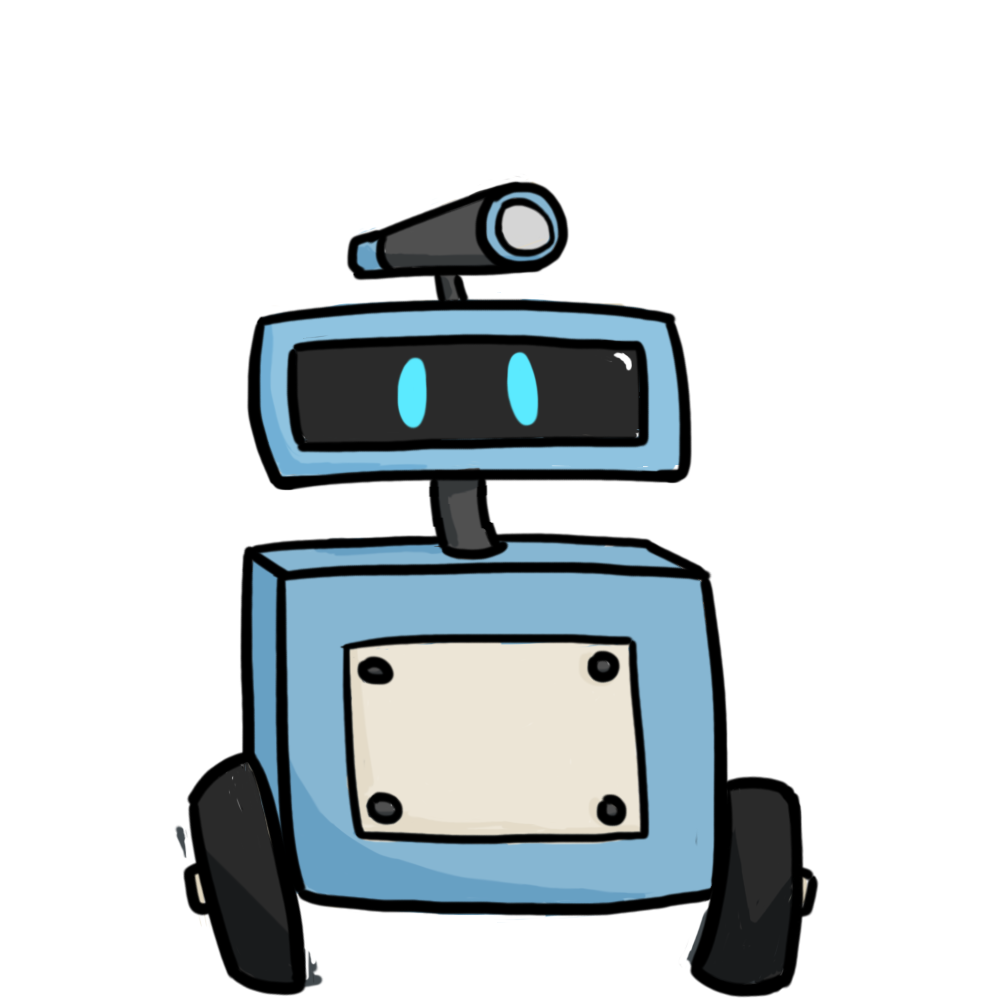
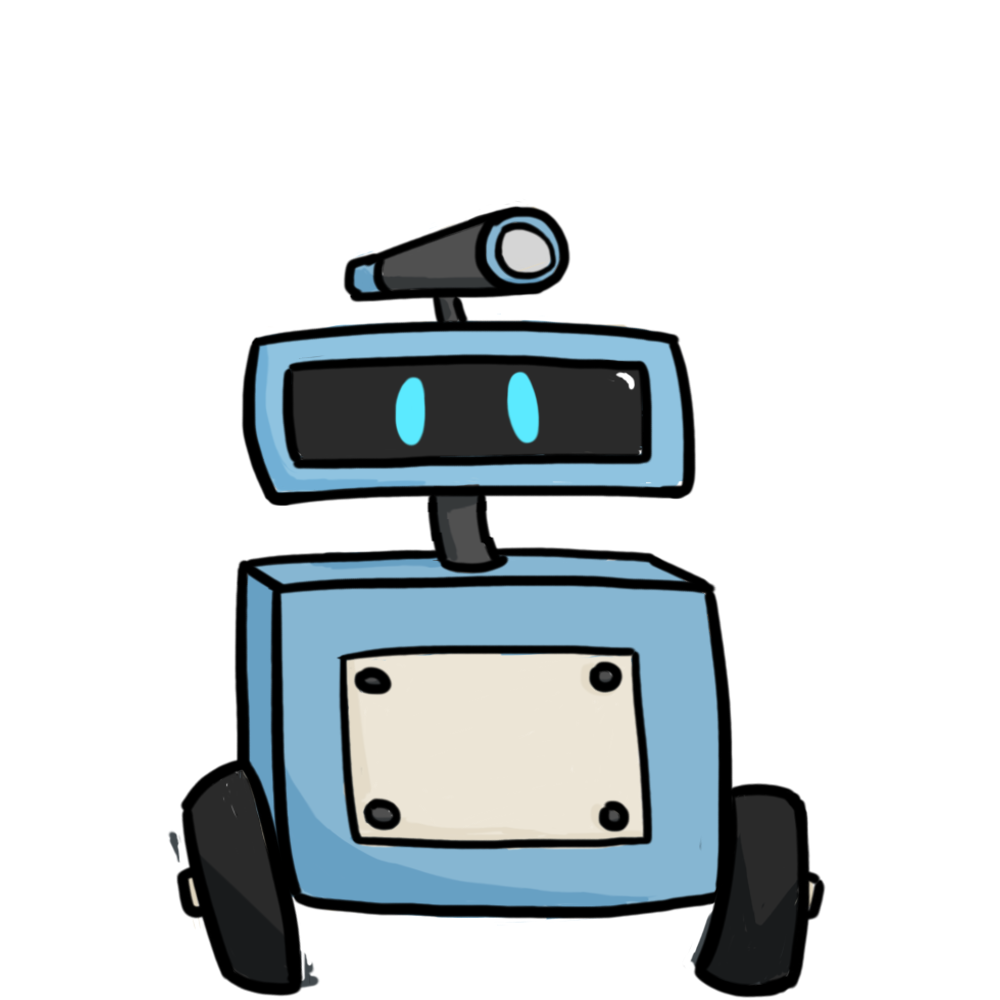
Before/after of a 1000 × 1000 layered artwork. What changed in the layer stack:
painted on "bullshit" over [left=167, top=243, right=805, bottom=990]
painted on "shiny" over [left=595, top=351, right=635, bottom=391]
painted on "Real Lines #3" over [left=394, top=350, right=540, bottom=447]
painted on "Real Lines #1" over [left=175, top=633, right=826, bottom=999]
painted on "Real Lines" over [left=234, top=180, right=734, bottom=920]
painted on "accents #1" over [left=349, top=174, right=565, bottom=572]
painted on "body2" over [left=341, top=260, right=651, bottom=853]
painted on "bleu" over [left=251, top=292, right=689, bottom=498]
painted on "accents #2" over [left=238, top=185, right=730, bottom=926]
painted on "body" over [left=184, top=174, right=815, bottom=932]
painted on "accents" over [left=350, top=197, right=624, bottom=833]
painted on "lamp" over [left=494, top=188, right=557, bottom=280]
painted on "color" over [left=285, top=330, right=652, bottom=467]
painted on "wheels" over [left=170, top=761, right=809, bottom=990]
